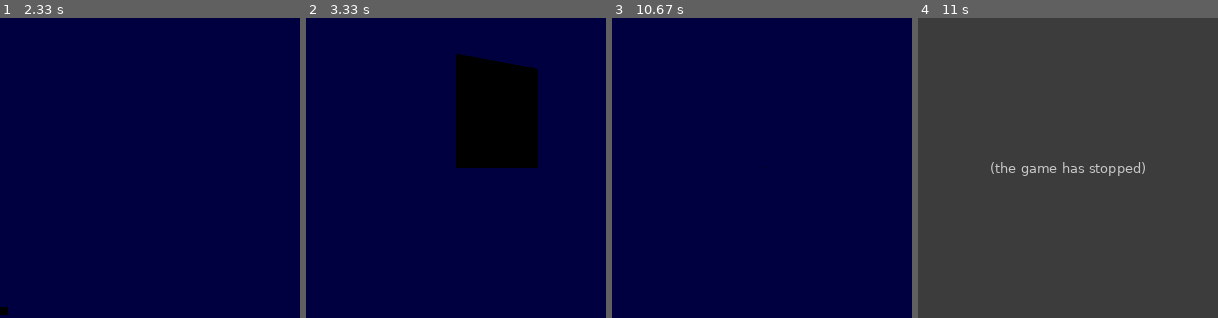
Above: before the commit, frames 1-4 (left to right).
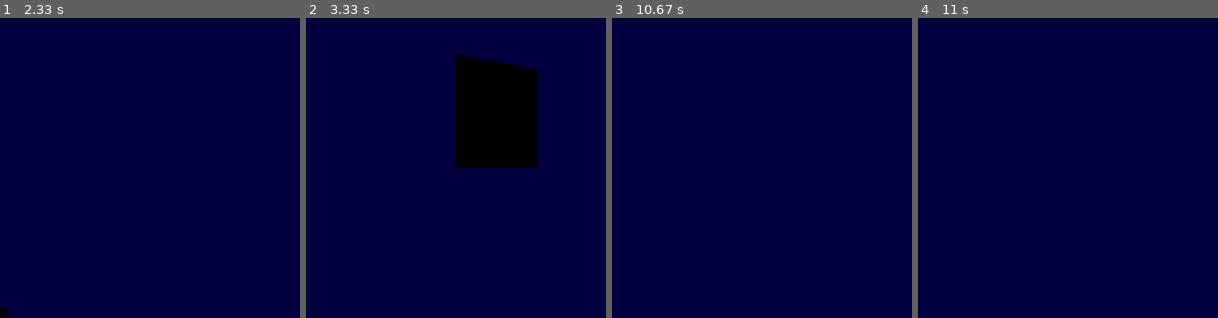
Above: after the commit, the same moments.

Repository: Distrotech/PyOpenGL
Game: pygame game, started from tests/test_core.py
Two runs of this game, one before a commit and one after it. Both use one fixed random seed, a clock stepped at 60 frames per second and the inputs below.
Inputs:
- Up to frame 1 (2.33 s): no input
- Up to frame 2 (3.33 s): no input
- Up to frame 3 (10.67 s): no input
- Up to frame 4 (11 s): no input

Frames 1-3 are identical in both runs. In frame 4, 100% of the frame differs, in the area x 0-100%, y 0-100%.
Before the commit the program exited at 10.9 s; later frames show no game.

Commit message:
Add test for memoryview object

Diff:
--- a/tests/test_core.py
+++ b/tests/test_core.py
@@ -16,7 +16,8 @@
 
 pygame.display.init()
 import OpenGL
-#OpenGL.USE_ACCELERATE = False
+if os.environ.get( 'TEST_NO_ACCELERATE' ):
+    OpenGL.USE_ACCELERATE = False
 OpenGL.CONTEXT_CHECKING = True
 OpenGL.FORWARD_COMPATIBLE_ONLY = False
 from OpenGL._bytes import bytes, _NULL_8_BYTE, unicode
@@ -548,6 +549,7 @@
             data = zeros( (width,height,3), 'B' )
             image1 = glReadPixelsub(0,0,width,height,GL_RGB,array=data)
 
+        # currently crashes in py_buffer operation
         def test_mmap_data( self ):
             """Test that we can use mmap data array
 
@@ -1042,6 +1044,10 @@
     def test_bytearray_support( self ):
         color = bytearray( b'\000'*12 )
         glColor3fv( color )
+    def test_memoryview_support( self ):
+        color = bytearray( b'\000'*12 )
+        mem = memoryview( color )
+        glColor3fv( mem )
 
 
 if __name__ == "__main__":
